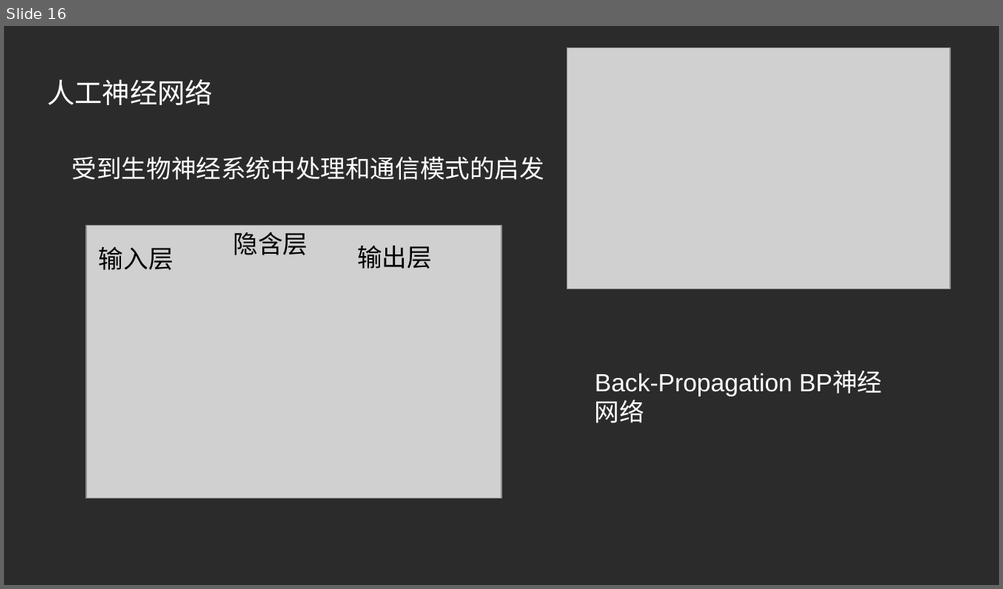
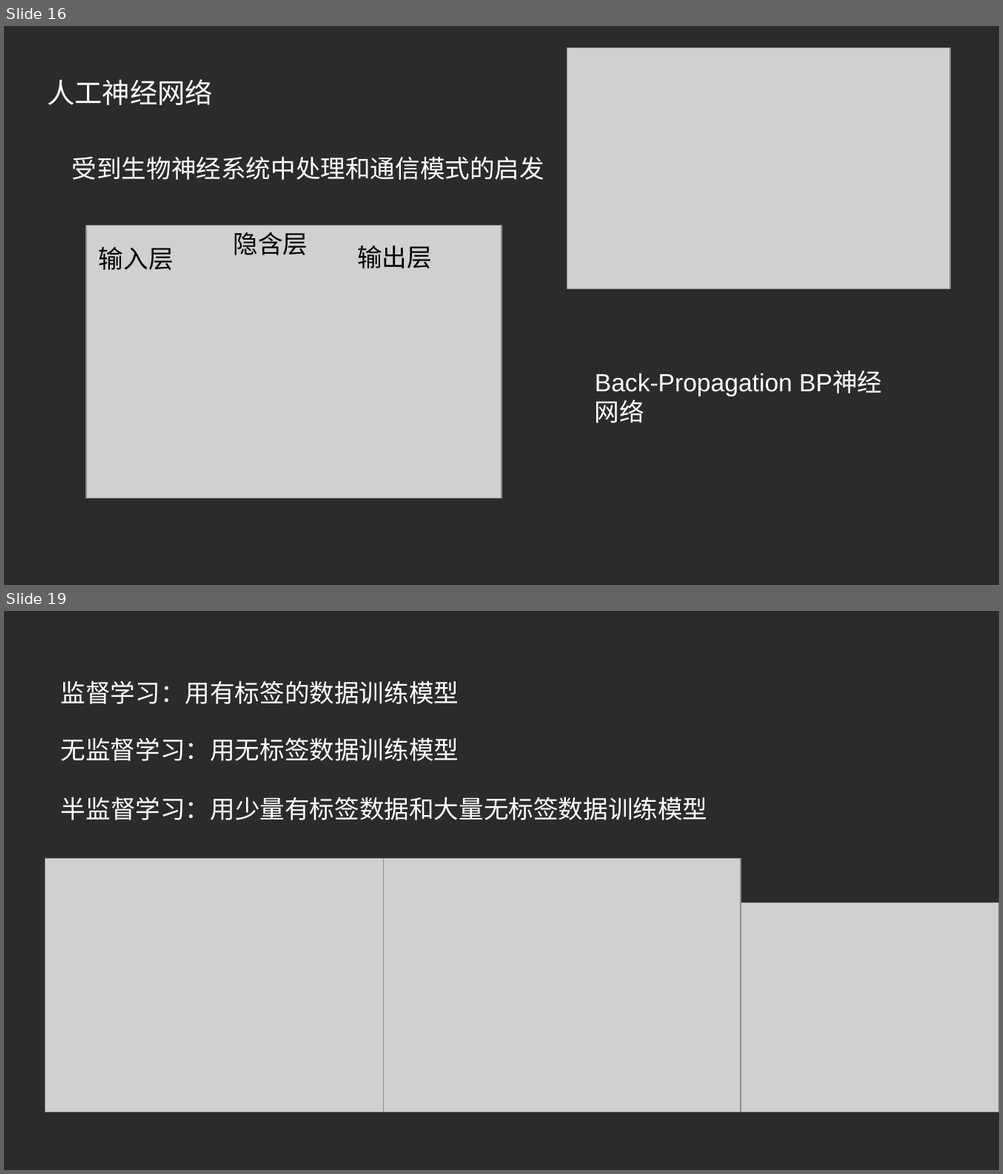
Before and after one commit to JudgementAngel/Notes, a slide deck: Other/人工智能和游戏.pptx. Shown one above the other, each under a label of ours: slide 16 before the commit, slides 16 and 19 after it; the slides between them are not shown. The pictures are 1003x589 and 1003x1174 pixels, drawn with LibreOffice and Linux fonts; fonts in the diff are those of the drawing; grey boxes stand for pictures; background and template pictures are left out; a plain dark background stands for a picture behind light text. Boxes give left, top, right and bottom in pixels: in the first picture for what was removed or moved away, otherwise in the second. Text is boxed around its words. In the diff, an @@ line names an element or a change of style, - is before the commit and + after.

```diff
--- a/Other/人工智能和游戏.pptx
+++ b/Other/人工智能和游戏.pptx
@@ slide 19 added at (4, 611, 999, 1170), background picture (left out) @@
@@ text added at (61, 681, 459, 704), 18 pt, text #FFFFFF @@
+监督学习：用有标签的数据训练模型
@@ text added at (61, 738, 459, 761), 18 pt, text #FFFFFF @@
+无监督学习：用无标签数据训练模型
@@ text added at (61, 797, 708, 820), 18 pt, text #FFFFFF @@
+半监督学习：用少量有标签数据和大量无标签数据训练模型
@@ picture added at (45, 859, 383, 1112) @@
@@ picture added at (383, 859, 740, 1112) @@
@@ picture added at (703, 903, 999, 1112) @@
```
Also in this commit, not shown: 2 slides changed, 2 other slides added, 1 other file.
